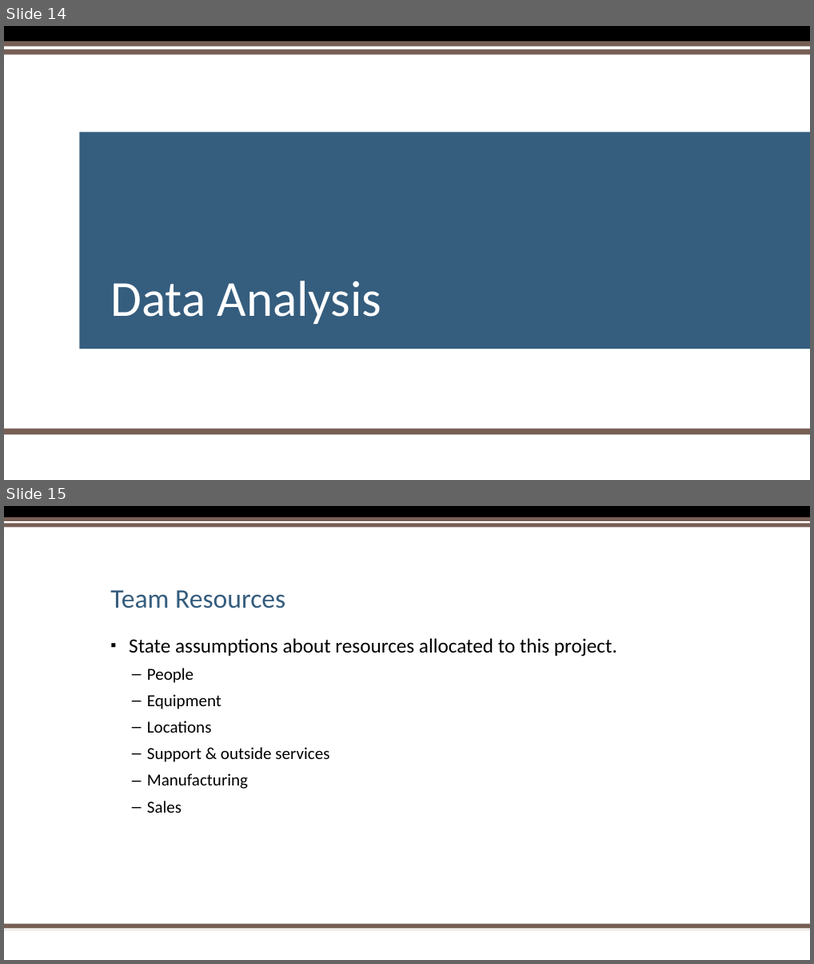
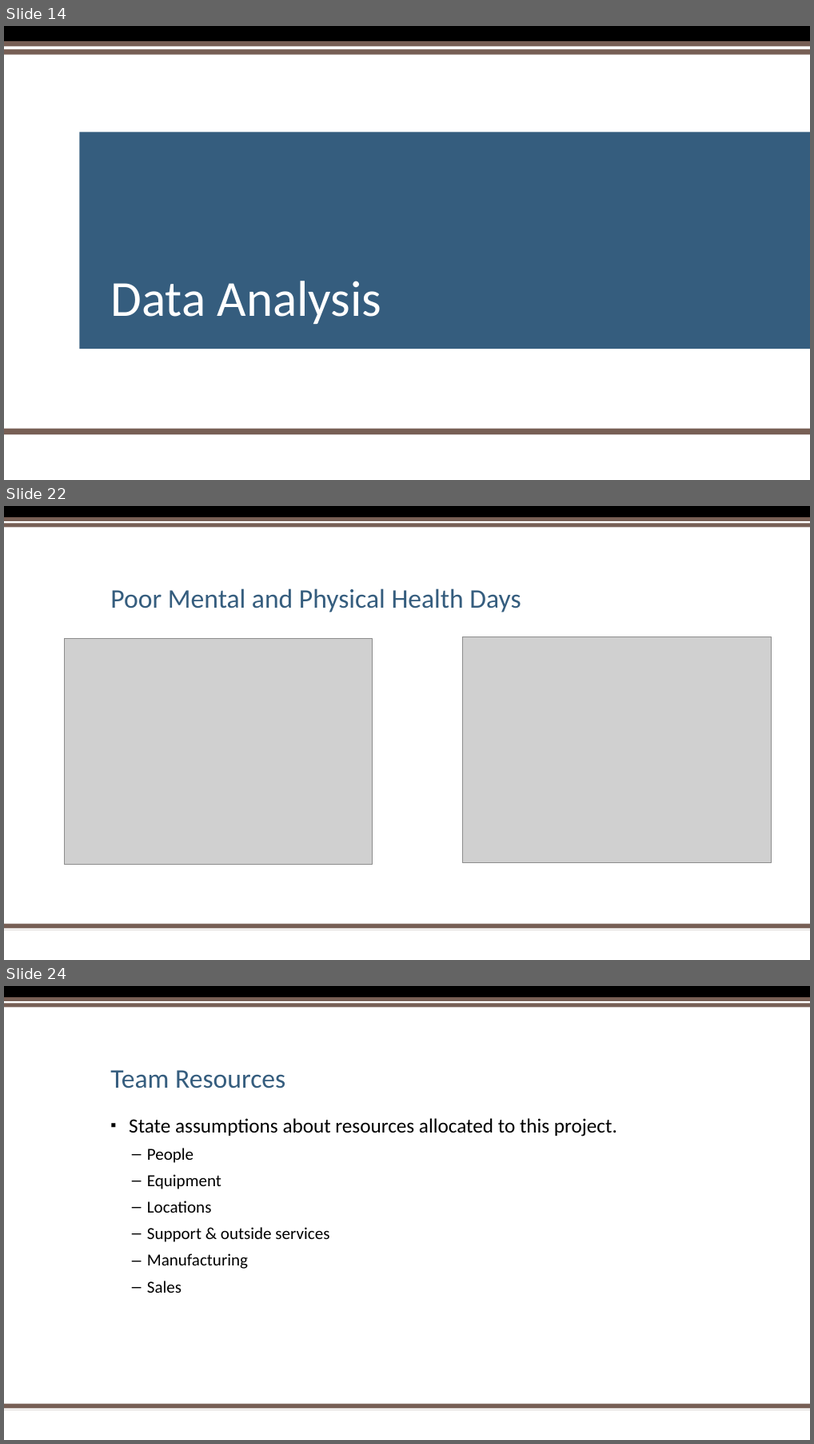
Before and after one commit to hbielser/FourLoopers.CityProject1, a slide deck: Project Files/Presentation/Project One PowerPoint Presentation 2.pptx. Shown one above the other, each under a label of ours: slides 14 and 15 before the commit, slides 14, 22 and 24 after it; the slides between them are not shown. The pictures are 814x964 and 814x1444 pixels, drawn with LibreOffice and Linux fonts; fonts in the diff are those of the drawing; grey boxes stand for pictures; background and template pictures are left out. Boxes give left, top, right and bottom in pixels: in the first picture for what was removed or moved away, otherwise in the second. Text is boxed around its words. In the diff, an @@ line names an element or a change of style, - is before the commit and + after.

```diff
--- a/Project Files/Presentation/Project One PowerPoint Presentation 2.pptx
+++ b/Project Files/Presentation/Project One PowerPoint Presentation 2.pptx
@@ slide 22 added at (4, 506, 810, 960), background #FFFFFF; not listed: 5 template elements that a slide beside it also shows @@
@@ title added at (110, 588, 521, 612), 32 pt, text #355D7E @@
+Poor Mental and Physical Health Days
@@ picture added at (65, 639, 373, 864) @@
@@ picture added at (462, 637, 771, 863) @@
@@ what was slide 15 is now slide 24 @@
```
Also in this commit, not shown: 8 other slides added.
